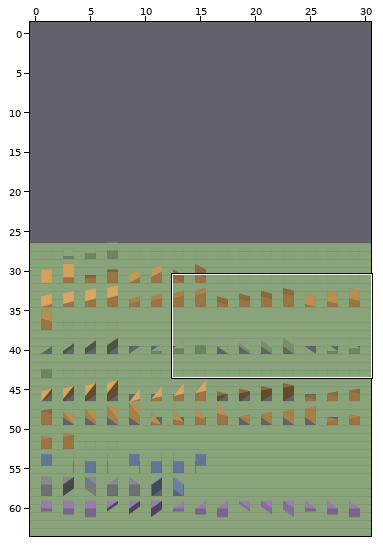
A Tiled map gets an edit: maps/gallery/gallery.tmx. Above, an overview of the earlier version with the close-up marked.
Close-up. As it was:
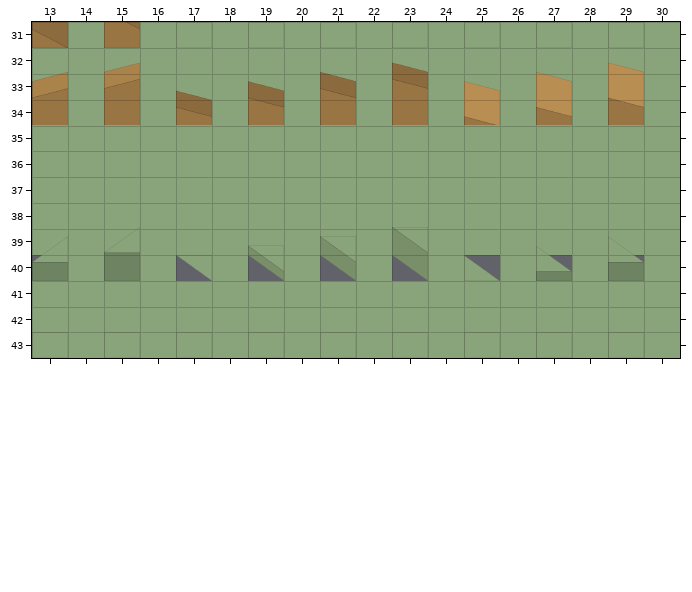
Cells are 128x92 px. Shown: x 13..30, y 31..43. The commit also changed other parts of the map, which this record leaves out. Tiles whose own drawing changed are shown in their newer look in all pictures. The old version is drawn lined up with the new one.
New version:
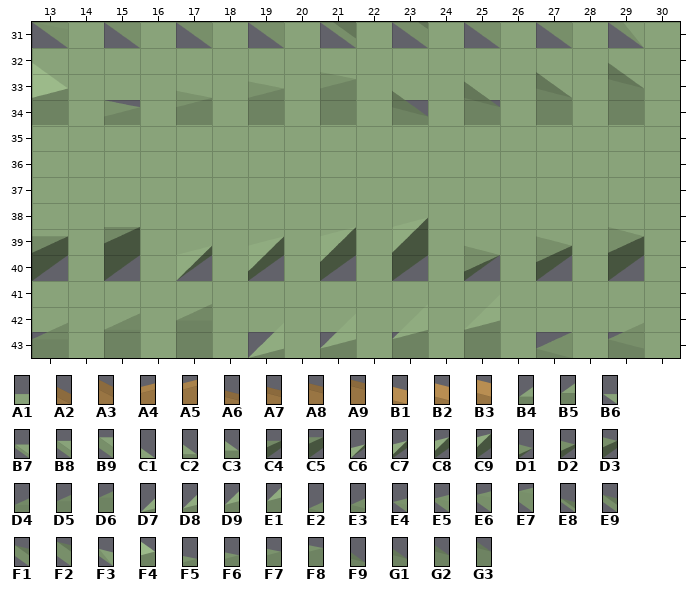
Key: from "pieces": A1 0 "floor", A2 10 "floor", A3 11 "floor", A4 18 "floor", A5 19 "floor", A6 20 "floor", A7 21 "floor", A8 22 "floor", A9 23 "floor", B1 24 "floor", B2 25 "floor", B3 26 "floor", B4 34 "floor", B5 35 "floor", B6 36 "floor", B7 37 "floor", B8 38 "floor", B9 39 "floor", C1 40 "floor", C2 41 "floor", C3 42 "floor", C4 82 "floor", C5 83 "floor", C6 84 "floor", C7 85 "floor", C8 86 "floor", C9 87 "floor", D1 88 "floor", D2 89 "floor", D3 90 "floor", D4 113 "floor", D5 114 "floor", D6 115 "floor", D7 116 "floor", D8 117 "floor", D9 118 "floor", E1 119 "floor", E2 120 "floor", E3 121 "floor", E4 128 "floor", E5 129 "floor", E6 130 "floor", E7 131 "floor", E8 132 "floor", E9 133 "floor", F1 134 "floor", F2 135 "floor", F3 136 "floor", F4 159 "floor", F5 160 "floor", F6 161 "floor", F7 162 "floor", F8 163 "floor", F9 164 "floor", G1 165 "floor", G2 166 "floor", G3 167 "floor".
__ is an empty cell, .. an unchanged one.
What changed:
map size 31x37 -> 31x64 cells (old content now starts at 0,27; both pictures use the new coordinates)
--- layer "Planta 0/suelo"
@@ x 13..29 @@
-31 A2 .. A3 .. A1 .. A1 .. A1 .. A1 .. A1 .. A1 .. A1
+31 E4 .. E5 .. E6 .. E7 .. E8 .. E9 .. F1 .. F2 .. F3
@@ x 13..29 @@
-34 A4 .. A5 .. A6 .. A7 .. A8 .. A9 .. B1 .. B2 .. B3
+34 F4 .. F5 .. F6 .. F7 .. F8 .. F9 .. G1 .. G2 .. G3
@@ x 13..29 @@
-40 B4 .. B5 .. B6 .. B7 .. B8 .. B9 .. C1 .. C2 .. C3
+40 C4 .. C5 .. C6 .. C7 .. C8 .. C9 .. D1 .. D2 .. D3
@@ x 13..29 @@
-43 A1 .. A1 .. A1 .. A1 .. A1 .. A1 .. A1 .. A1 .. A1
+43 D4 .. D5 .. D6 .. D7 .. D8 .. D9 .. E1 .. E2 .. E3
